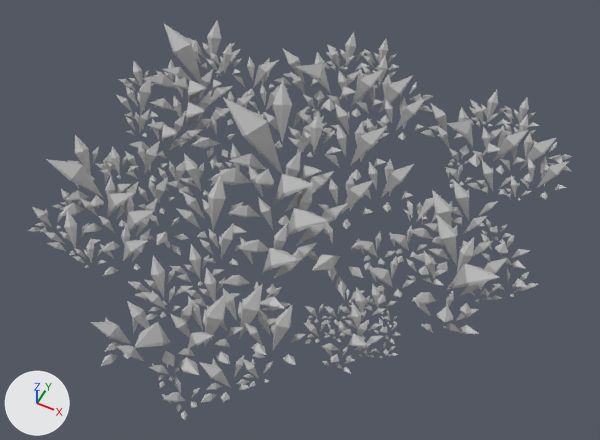
A saved change to the FBX model Assets/Models/Envrionmental/Props/Grass_Patch_asset_Large.fbx.
Camera for both pictures: a 50 mm camera at (2.13, -4.19, 4.94) aimed at (0.17, -0.29, 0.06). Arrows for +X, +Y and +Z are at lower left; the lights stay in place. Where no turn or scale is listed for an object, it has been applied to the vertices.

Before the edit, the objects in view are built like this:
```python
me_mesh = bpy.data.meshes.new('Mesh')
me_mesh.from_pydata(...)  # 6272 vertices, 9408 faces; spans x -2.09..2.03, y -2.19..2.0, z -0.06..0.65
me_mesh.materials.append(mat_lambert1)  # grey #bcbcbc
ob_grass_patch = bpy.data.objects.new('Grass_Patch', me_mesh)
ob_grass_patch.location = (0.0, 0.0, 0.0)
```
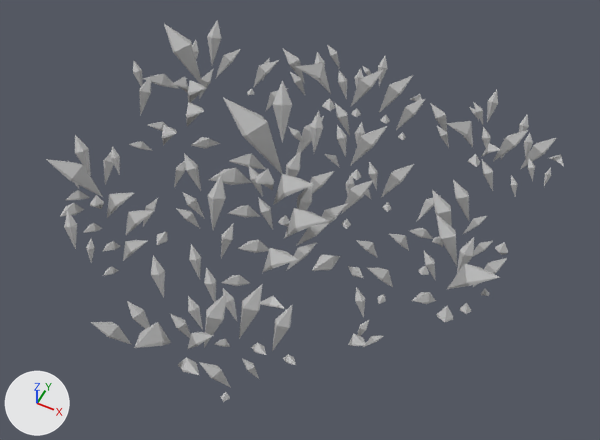
What differs and where, as boxes (x1, y1, x2, y2) in the pictures (600 x 440 px):
'Grass_Patch', reshaped
    before: (28, 20, 573, 420)
    after: (46, 20, 564, 402)
part 1 of me_mesh, deleted
    before: (28, 32, 573, 420)

The change, as a diff of the scene's bpy script:
```diff
--- a/Assets/Models/Envrionmental/Props/Grass_Patch_asset_Large.fbx.py
+++ b/Assets/Models/Envrionmental/Props/Grass_Patch_asset_Large.fbx.py
@@ me_mesh @@
 # used by ob_grass_patch; location = (0.0, 0.0, 0.0)
-me_mesh.from_pydata(...)  # 6272 vertices, 9408 faces; spans x -2.09..2.03, y -2.19..2.0, z -0.06..0.65
+me_mesh.from_pydata(...)  # 1328 vertices, 1992 faces; spans x -2.01..1.88, y -2.05..1.75, z -0.03..0.65
+# me_mesh part 1: 618 loose pieces with 4944 vertices, spanning x -2.09..2.03, y -2.19..2.0, z -0.06..0.4, are deleted
 me_mesh.materials.append(mat_lambert1)
```
